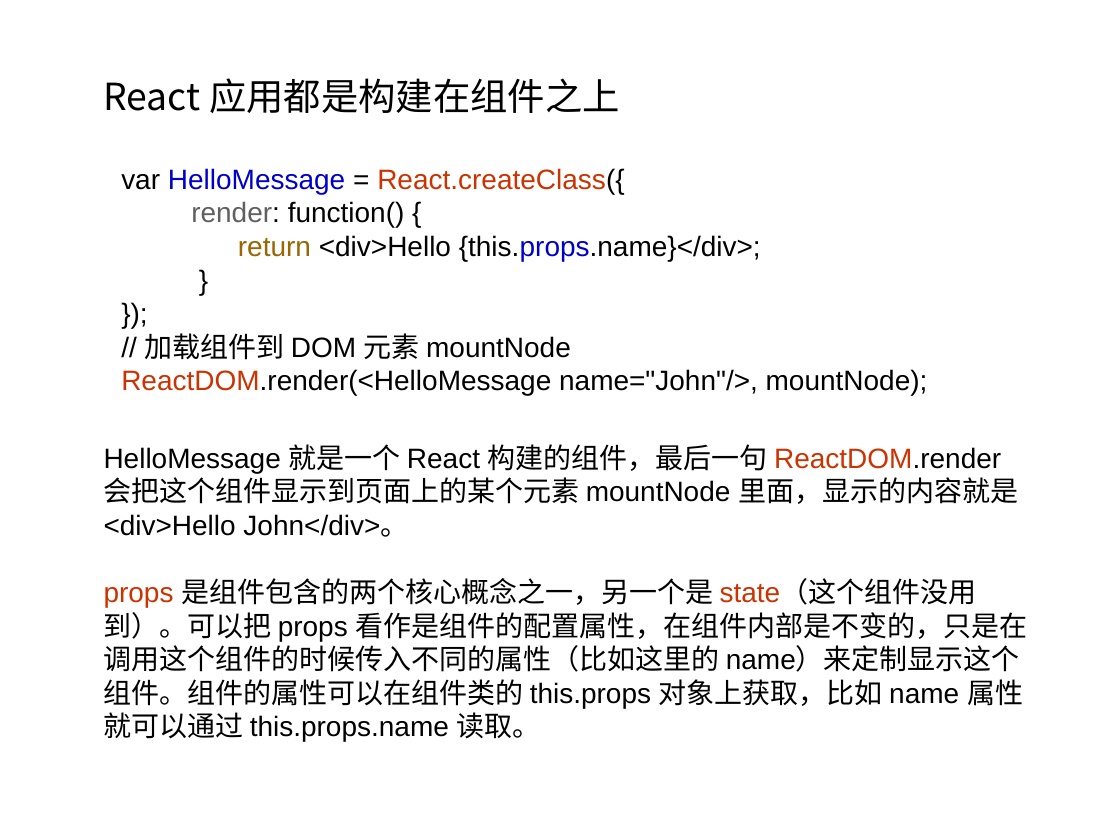
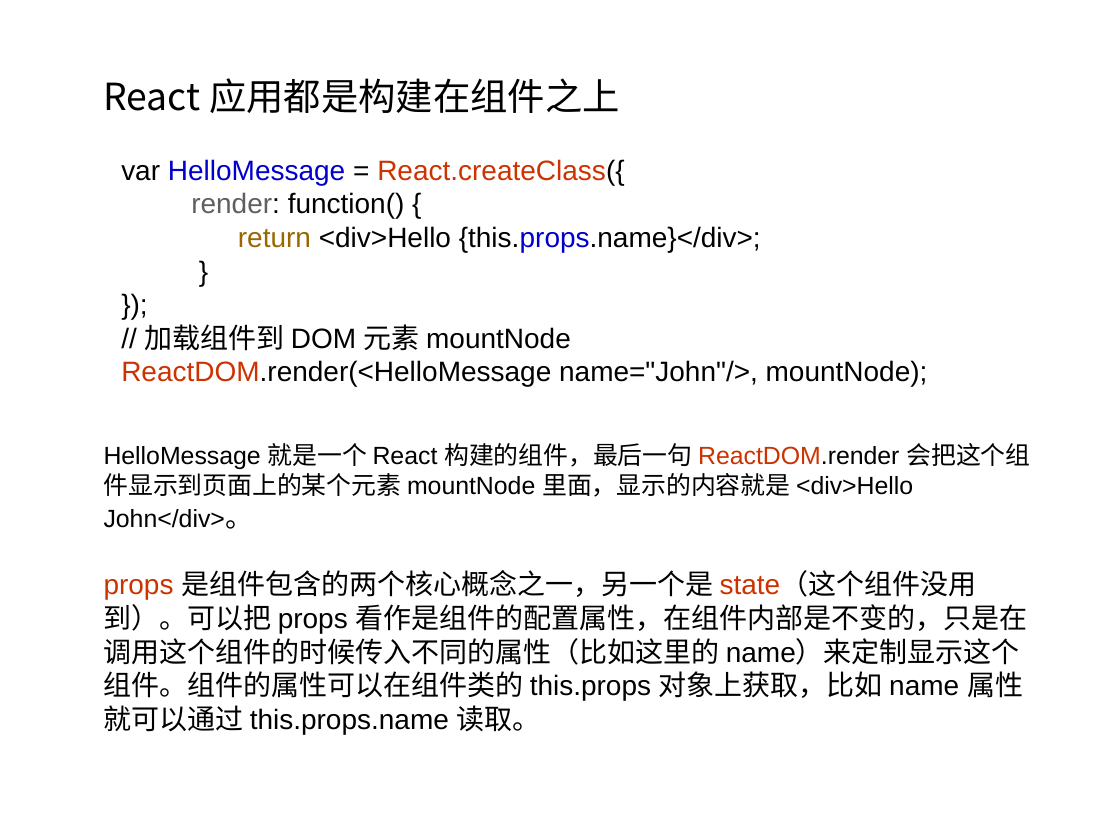
Before and after one commit to guanmeiqi/react-basicKnowledges, a slide deck: slide 12 of react.ppt. Drawn at 1120x840 pixels with LibreOffice and Linux fonts; fonts in the diff are those of the drawing; background and template pictures are left out. Boxes give left, top, right and bottom in pixels: in the first picture for what was removed or moved away, otherwise in the second. Text is boxed around its words. In the diff, an @@ line names an element or a change of style, - is before the commit and + after.

```diff
--- a/react.ppt
+++ b/react.ppt
@@ text "var HelloMessage = React.createClass({": place and size @@
-text "var HelloMessage = React.createClass({" at [121,168,928,396]
+text "var HelloMessage = React.createClass({" at [121,159,928,387]
@@ text at [104,443,1030,529]: size 18 to 16 pt in "HelloMessage 就是一个 React 构建的组件，最后一句 ReactDOM.render 会把这个组件显示到 ..." @@
```
Also in this commit, not shown: 19 other slides changed, 2 slides added, 4 slides removed, 38 other files.
